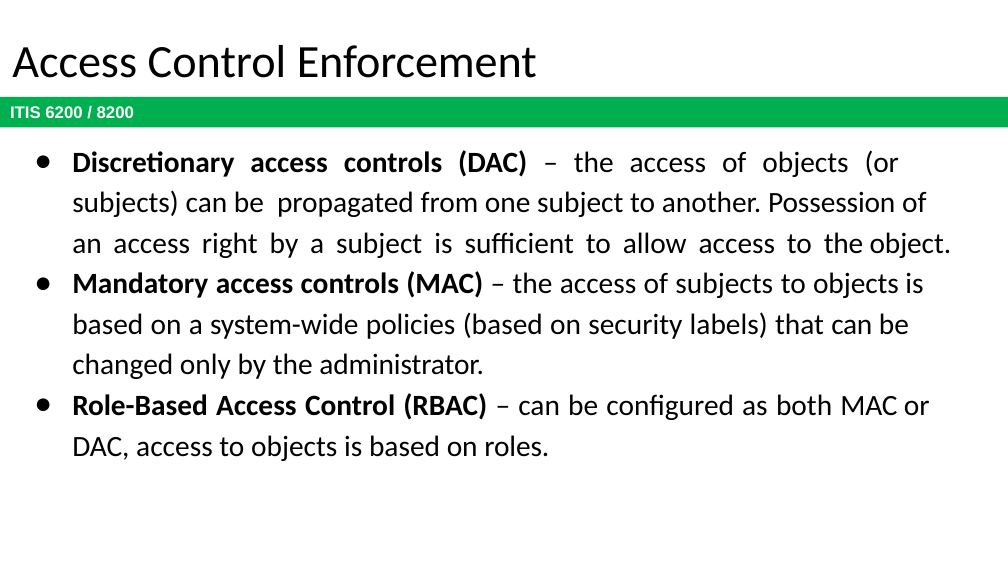
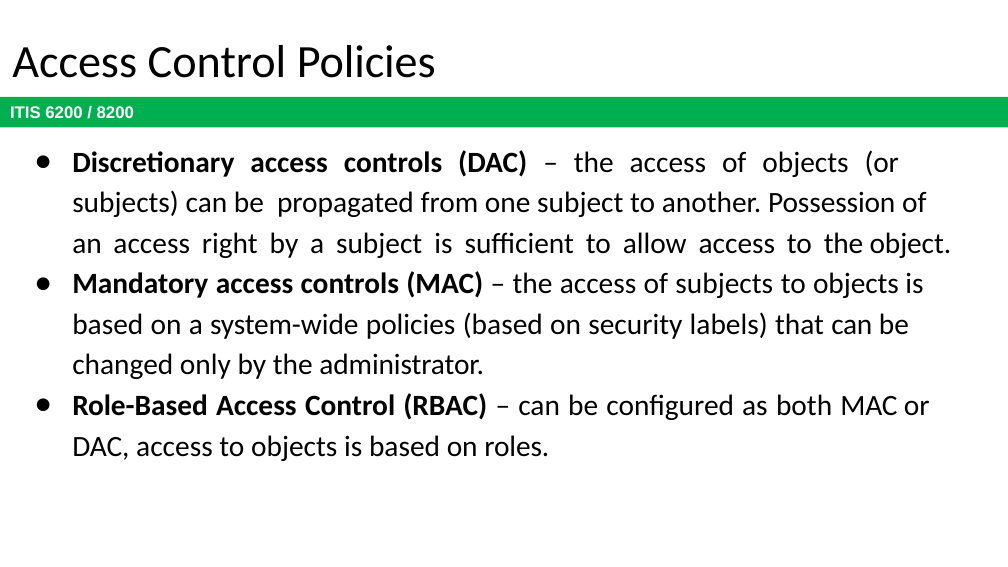
Before and after one commit to jx5c/github.io, a slide deck: slide 13 of teaching/ITIS6200/2023fa/lectures/lec09.pptx. Drawn at 1008x567 pixels with LibreOffice and Linux fonts; fonts in the diff are those of the drawing. Boxes give left, top, right and bottom in pixels: in the first picture for what was removed or moved away, otherwise in the second. Text is boxed around its words. In the diff, an @@ line names an element or a change of style, - is before the commit and + after.

```diff
--- a/teaching/ITIS6200/2023fa/lectures/lec09.pptx
+++ b/teaching/ITIS6200/2023fa/lectures/lec09.pptx
@@ title at [12, 45, 436, 78]: text changed @@
-Access Control Enforcement
+Access Control Policies
```
Also in this commit, not shown: 4 other slides changed, 2 slides removed.
